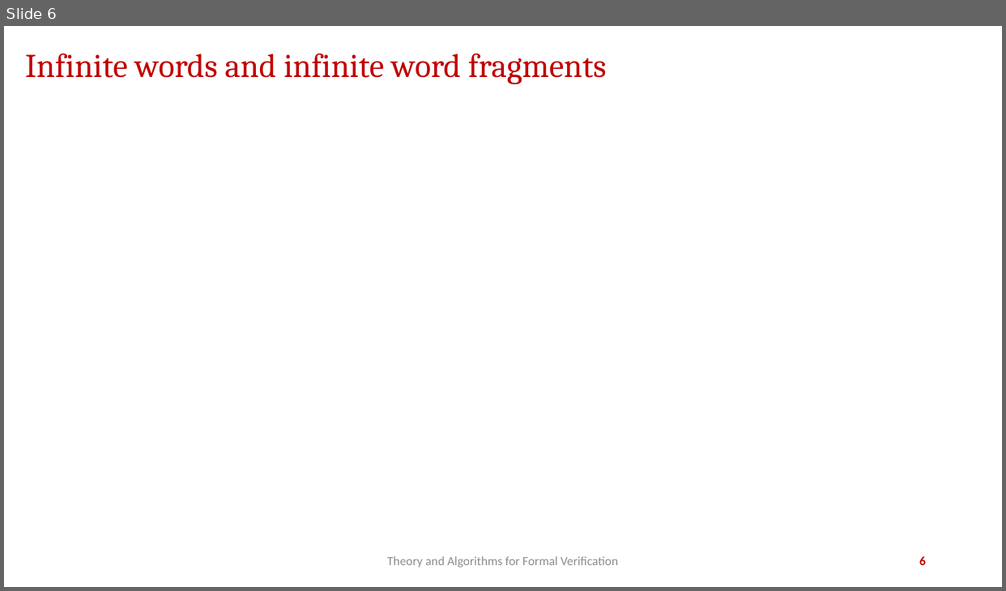
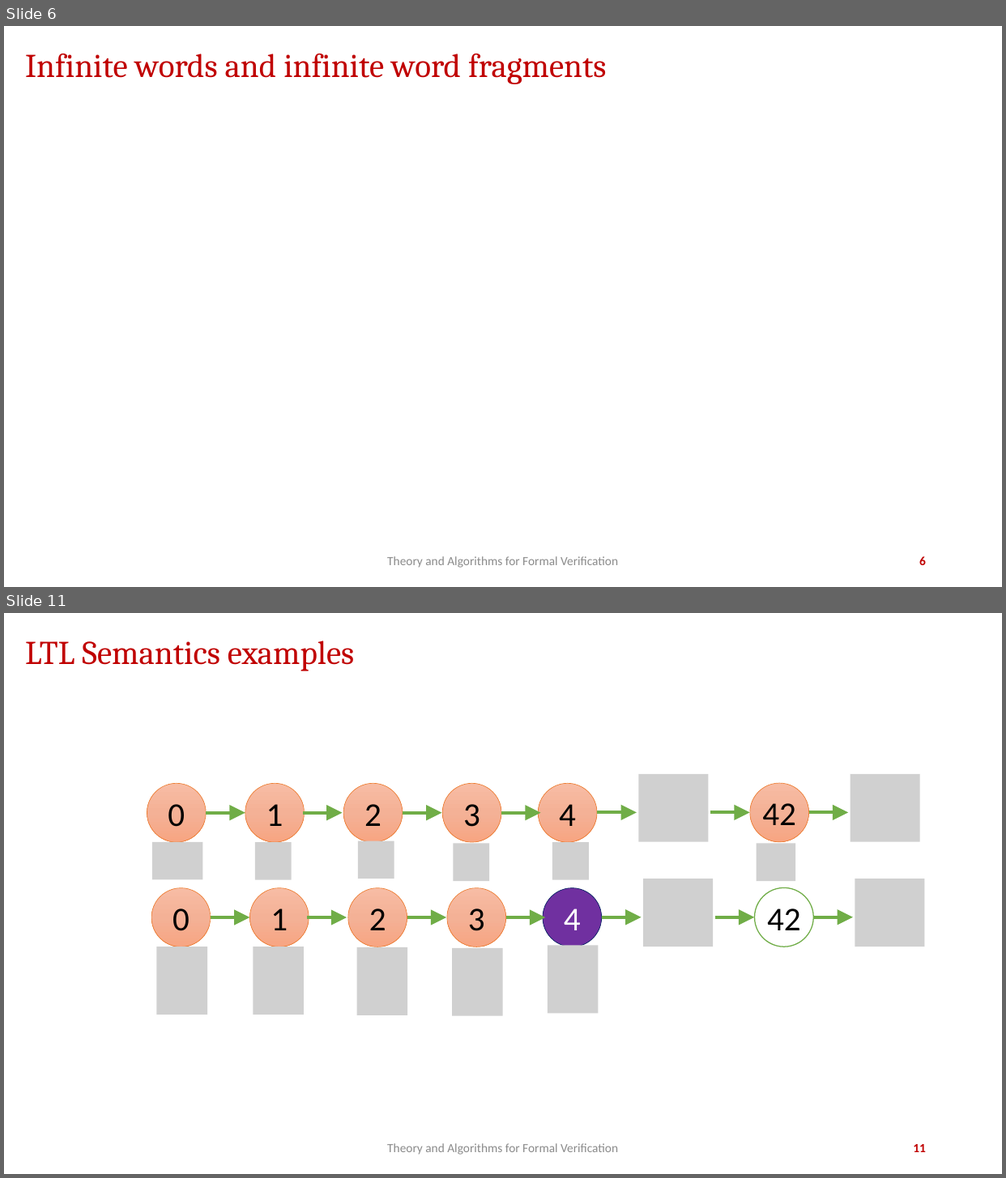
Before and after one commit to jdeshmukh/jdeshmukh.github.io, a slide deck: teaching/fvTheorySlides/LTL.pptx. Shown one above the other, each under a label of ours: slide 6 before the commit, slides 6 and 11 after it; the slides between them are not shown. The pictures are 1006x591 and 1006x1178 pixels, drawn with LibreOffice and Linux fonts; fonts in the diff are those of the drawing; grey boxes stand for pictures; background and template pictures are left out. Boxes give left, top, right and bottom in pixels: in the first picture for what was removed or moved away, otherwise in the second. Text is boxed around its words. In the diff, an @@ line names an element or a change of style, - is before the commit and + after.

```diff
--- a/teaching/fvTheorySlides/LTL.pptx
+++ b/teaching/fvTheorySlides/LTL.pptx
@@ slide 11 added at bbox=[4, 613, 1002, 1174], background #FFFFFF @@
@@ title added at bbox=[25, 641, 354, 671], 32 pt, text #C00000 @@
+LTL Semantics examples
@@ group added at bbox=[147, 774, 920, 881]: 8 pictures, 7 arrows, 6 ellipses @@
+0
+1
+2
+3
+4
+42
@@ group added at bbox=[151, 879, 925, 1016]: 7 arrows, 7 pictures, 6 ellipses @@
+0
+1
+2
+3
+4
+42
@@ text added at bbox=[387, 1144, 618, 1155], 12 pt, text #8C8C8C @@
+Theory and Algorithms for Formal Verification
@@ page number added at bbox=[913, 1144, 926, 1152], 12 pt, text #C00000, bold @@
+11
```
Also in this commit, not shown: 1 slide changed, 40 other slides added, 2 other files.
